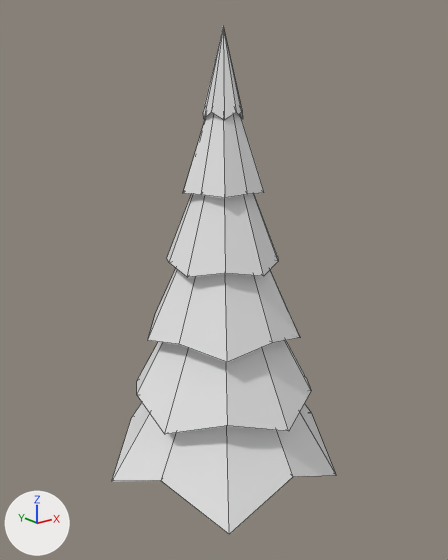
The OBJ model Assets/3D_models/forest_tree_02.obj: old version first, new version second.
Rendered twice from a 50 mm lens placed at (-10.96, -13.74, 13.28), pointed at (0.2, 0.21, 7.7). Lighting does not change. The marker at lower left points along +X, +Y and +Z. Mesh edges are drawn as thin lines. Where no turn or scale is listed for an object, it has been applied to the vertices.

Objects in the first picture: 'tree'.
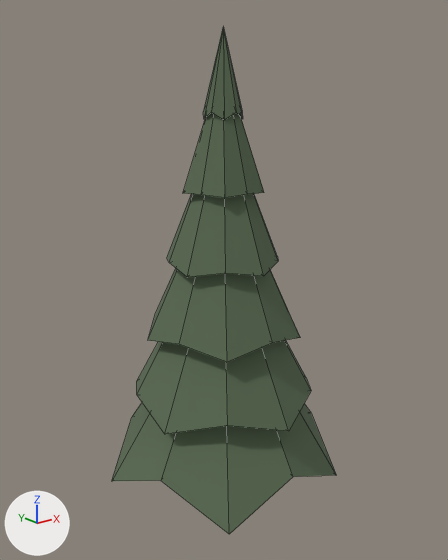
Boxes [x1, y1, x2, y2] around the edits, measured in the pictures (448 x 560 px):
part 1 of me_tree, recoloured (white to green)
    both: [112, 27, 336, 534]

The change, as a diff of the scene's bpy script:
```diff
--- a/Assets/3D_models/forest_tree_02.obj.py
+++ b/Assets/3D_models/forest_tree_02.obj.py
@@ img_tree_02_base_png @@
+img_tree_02_base_png = load_image('tree_02_base.png', '../textures/tree_02_base.png', 1024, 1024, 'sRGB')
@@ mat_material_001 @@
+mat_material_001 = principled_material('Material.001')
+mat_material_001.texture = img_tree_02_base_png
+mat_material_001.roughness = 1.0
@@ me_tree @@
 # used by ob_tree; location = (0.0, 0.0, 0.0)
-me_tree.from_pydata(...)  # 142 vertices, 142 faces; spans x -3.46..3.46, y -3.16..3.64, z -0.07..14.79
+me_tree.from_pydata(...)  # 112 vertices, 120 faces; spans x -3.46..3.46, y -3.16..3.64, z 1.76..14.79
+# me_tree part 1: 120 faces spanning x -3.46..3.46, y -3.16..3.64, z 1.76..14.79 switch from no material to mat_material_001 (picture img_tree_02_base_png)
```
